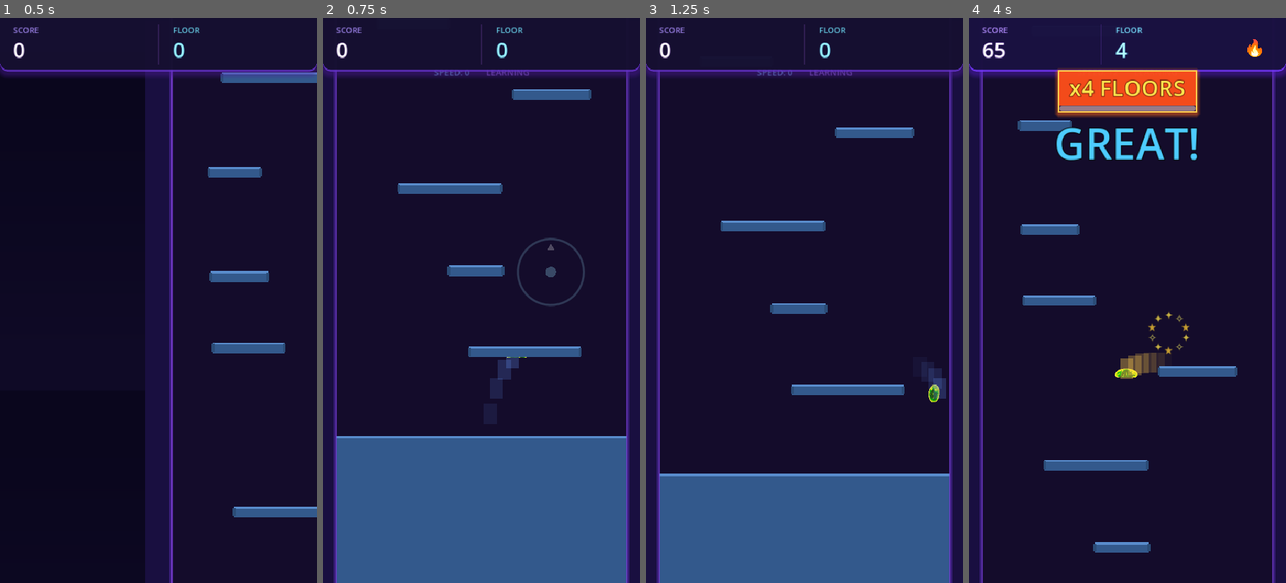
Above: before the commit, frames 1-4 (left to right).
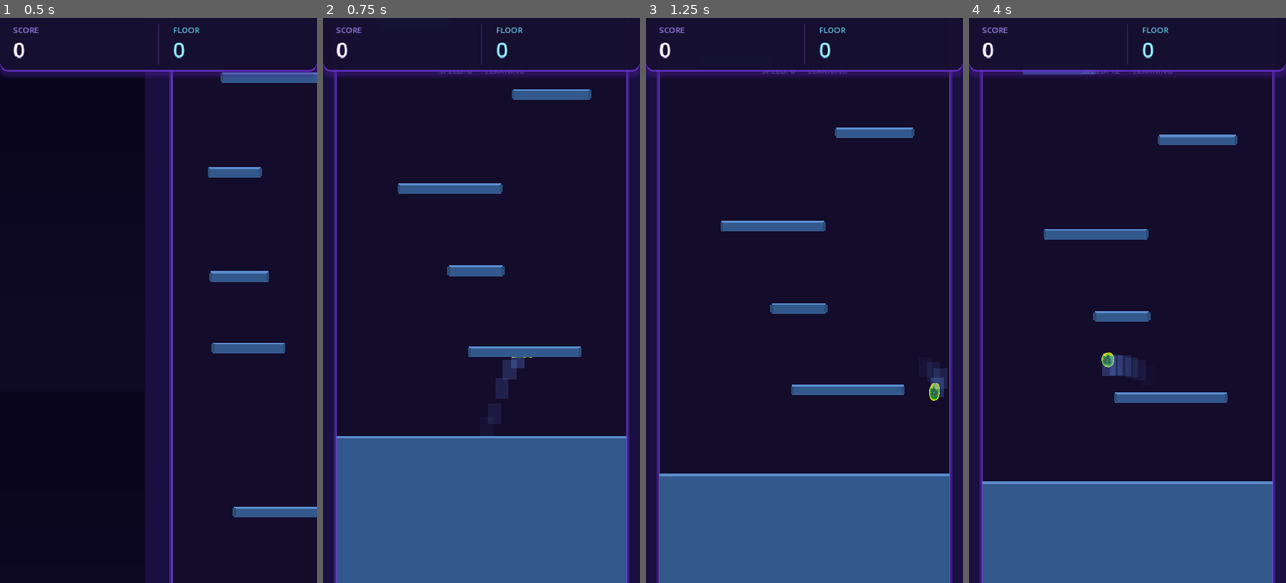
Above: after the commit, the same moments.

Repository: Fishbowl37/PlatfromJP
Game: Godot game, scene res://scenes/Main.tscn
Same seed, same stepped clock (60 frames per second), same inputs: the game is played once before the commit and once after it.
Inputs (mouse positions are in pixels of both pictures, inside the frame that each line leads up to):
- Up to frame 1 (0.5 s): no input
- Up to frame 2 (0.75 s): tap Enter at 0.5 s; move the mouse to (551, 272) at 0.52 s; hold D (move_right) from 0.53 s (still down); tap Space (jump) at 0.6 s; click (551, 272) at 0.67 s
- Up to frame 3 (1.25 s): keep holding D (move_right); tap Space (jump) at 0.77, 1.07 s
- Up to frame 4 (4 s): release D (move_right) at 1.25 s; drag from (1064, 328) to (1111, 413) at 1.27 s; move the mouse to (1159, 176) at 2.02 s; hold D (move_right) 2.03-2.75 s; tap Space (jump) at 2.1, 3.6, 3.77 s; click (1159, 176) at 2.17 s; drag from (1111, 413) to (1032, 215) at 2.77 s; move the mouse to (1222, 385) at 3.52 s; hold A (move_left) from 3.53 s (still down); click (1222, 385) at 3.67 s

Frame 1 is identical in both runs. In frame 2, 0.7% of the frame differs, in the area x 35-83%, y 9-68%; in frame 3, 0.2%; in frame 4, 27%, in the area x 0-100%, y 1-100%.

Commit message:
joystick

Diff:
--- a/scripts/Player.gd
+++ b/scripts/Player.gd
@@ -95,20 +95,9 @@
 	update_animation()
 	update_visual_effects(delta)
 
-func smooth_touch_input(delta: float) -> void:
-	# Very responsive smoothing for snappy mobile controls
-	var smooth_speed = 25.0  # High value for near-instant response
-
-	if abs(touch_direction) > 0.01:
-		# Nearly instant response to input
-		smoothed_touch_direction = lerp(smoothed_touch_direction, touch_direction, delta * smooth_speed)
-	else:
-		# Quick stop when releasing - feels responsive
-		smoothed_touch_direction = lerp(smoothed_touch_direction, 0.0, delta * smooth_speed * 2.0)
-
-	# Snap to zero if very close (prevents micro-drift)
-	if abs(smoothed_touch_direction) < 0.02:
-		smoothed_touch_direction = 0.0
+func smooth_touch_input(_delta: float) -> void:
+	# Direct input - no smoothing delay for instant response
+	smoothed_touch_direction = touch_direction
 
 func apply_gravity(delta: float) -> void:
 	if not is_on_floor():
@@ -126,14 +115,15 @@
 	var current_acceleration = ice_acceleration if is_on_ice else acceleration
 	var current_friction_value = ice_friction if is_on_ice else friction
 
-	if abs(direction) > 0.01:
+	if abs(direction) > 0.005:
 		# Analog input: direction value scales the target speed
 		var target_velocity = direction * run_speed
 
-		# Snappy acceleration for responsive mobile controls
-		var mobile_acceleration = current_acceleration * 1.5
+		# Very fast acceleration for instant mobile response
+		var mobile_acceleration = current_acceleration * 2.5
 		velocity.x = move_toward(velocity.x, target_velocity, mobile_acceleration * delta)
 	else:
+		# Smooth deceleration
 		var active_friction = current_friction_value if is_on_floor() else air_friction
 		velocity.x = move_toward(velocity.x, 0, active_friction * delta)
 
--- a/scripts/ui/TouchControls.gd
+++ b/scripts/ui/TouchControls.gd
@@ -6,13 +6,9 @@
 
 @export var player: Player
 
-# Components
 var joystick: VirtualJoystick
-
-# Info display (optional)
 var speed_label: Label = null
 var phase_label: Label = null
-
 var current_direction: float = 0.0
 
 func _ready() -> void:
@@ -23,26 +19,18 @@
 	joystick = VirtualJoystick.new()
 	joystick.name = "VirtualJoystick"
 
-	# Configure for smooth, responsive controls
-	joystick.max_drag_distance = 55.0  # Comfortable drag distance
-	joystick.dead_zone = 10.0          # Small dead zone
-	joystick.jump_threshold = 0.45     # Push up ~halfway to jump
-
-	# Subtle visual feedback
-	joystick.show_touch_indicator = true
-	joystick.indicator_color = Color(1, 1, 1, 0.2)
-	joystick.active_color = Color(0.6, 0.9, 1.0, 0.4)
-	joystick.jump_color = Color(0.5, 1.0, 0.6, 0.5)
+	# High sensitivity for quick response
+	joystick.max_drag_distance = 35.0
+	joystick.dead_zone = 4.0
+	joystick.jump_threshold = 0.35
 
 	add_child(joystick)
 
-	# Connect signals
 	joystick.joystick_input.connect(_on_joystick_input)
 	joystick.joystick_released.connect(_on_joystick_released)
 	joystick.jump_triggered.connect(_on_jump_triggered)
 
 func setup_info_display() -> void:
-	# Create minimal info display at top
 	var info_container = HBoxContainer.new()
 	info_container.name = "InfoContainer"
 	info_container.anchors_preset = Control.PRESET_CENTER_TOP
@@ -50,35 +38,29 @@
 	info_container.anchor_top = 0.0
 	info_container.anchor_right = 0.5
 	info_container.anchor_bottom = 0.0
-	info_container.offset_left = -120
+	info_container.offset_left = -100
 	info_container.offset_top = 70
-	info_container.offset_right = 120
-	info_container.offset_bottom = 95
+	info_container.offset_right = 100
+	info_container.offset_bottom = 90
 	info_container.grow_horizontal = Control.GROW_DIRECTION_BOTH
 	info_container.alignment = BoxContainer.ALIGNMENT_CENTER
-	info_container.add_theme_constant_override("separation", 25)
+	info_container.add_theme_constant_override("separation", 20)
 	add_child(info_container)
 
 	speed_label = Label.new()
-	speed_label.name = "SpeedLabel"
-	speed_label.add_theme_color_override("font_color", Color(0.5, 0.8, 1.0, 0.6))
-	speed_label.add_theme_font_size_override("font_size", 13)
-	speed_label.text = ""
+	speed_label.add_theme_color_override("font_color", Color(0.5, 0.8, 1.0, 0.5))
+	speed_label.add_theme_font_size_override("font_size", 12)
 	info_container.add_child(speed_label)
 
 	phase_label = Label.new()
-	phase_label.name = "PhaseLabel"
-	phase_label.add_theme_color_override("font_color", Color(0.7, 0.5, 1.0, 0.6))
-	phase_label.add_theme_font_size_override("font_size", 13)
-	phase_label.text = ""
+	phase_label.add_theme_color_override("font_color", Color(0.7, 0.5, 1.0, 0.5))
+	phase_label.add_theme_font_size_override("font_size", 12)
 	info_container.add_child(phase_label)
 
 func _on_joystick_input(direction: Vector2) -> void:
 	current_direction = direction.x
-
 	if player:
 		player.set_touch_direction(current_direction)
-
 	direction_changed.emit(current_direction)
 
 func _on_joystick_released() -> void:
@@ -101,18 +83,16 @@
 func set_speed(speed: float) -> void:
 	if speed_label:
 		speed_label.text = "SPEED: %d" % int(speed)
-
-		var speed_color: Color
+		var c: Color
 		if speed >= 80:
-			speed_color = Color(1, 0.3, 0.3, 0.8)
+			c = Color(1, 0.3, 0.3, 0.7)
 		elif speed >= 50:
-			speed_color = Color(1, 0.7, 0.3, 0.7)
+			c = Color(1, 0.7, 0.3, 0.6)
 		elif speed >= 30:
-			speed_color = Color(1, 1, 0.5, 0.6)
+			c = Color(1, 1, 0.5, 0.5)
 		else:
-			speed_color = Color(0.5, 0.8, 1.0, 0.6)
-
-		speed_label.add_theme_color_override("font_color", speed_color)
+			c = Color(0.5, 0.8, 1.0, 0.5)
+		speed_label.add_theme_color_override("font_color", c)
 
 func set_phase(phase_name: String) -> void:
 	if phase_label:
--- a/scripts/ui/VirtualJoystick.gd
+++ b/scripts/ui/VirtualJoystick.gd
@@ -5,16 +5,10 @@
 signal joystick_released
 signal jump_triggered
 
-@export_group("Joystick Settings")
-@export var max_drag_distance: float = 60.0  # How far to drag for full input
-@export var dead_zone: float = 12.0          # Pixels of dead zone
-@export var jump_threshold: float = 0.5      # How far up to trigger jump (0-1)
-
-@export_group("Visual Feedback")
-@export var show_touch_indicator: bool = true
-@export var indicator_color: Color = Color(1, 1, 1, 0.3)
-@export var active_color: Color = Color(0.5, 0.9, 1.0, 0.5)
-@export var jump_color: Color = Color(0.4, 1.0, 0.5, 0.6)
+@export_group("Sensitivity")
+@export var max_drag_distance: float = 40.0  # Smaller = more sensitive
+@export var dead_zone: float = 5.0           # Very small dead zone
+@export var jump_threshold: float = 0.4      # Easy to trigger jump
 
 # Internal state
 var touch_index: int = -1
@@ -23,198 +17,76 @@
 var current_output: Vector2 = Vector2.ZERO
 var is_active: bool = false
 var can_jump: bool = true
-var is_in_jump_zone: bool = false
-
-# Visual elements (subtle indicators)
-var touch_indicator: Control = null
-var direction_line: Control = null
 
 func _ready() -> void:
-	# Make this control fill the touch area
 	set_anchors_and_offsets_preset(Control.PRESET_FULL_RECT)
 	mouse_filter = Control.MOUSE_FILTER_STOP
-
-	if show_touch_indicator:
-		create_touch_indicator()
-
 	set_process(true)
-
-func create_touch_indicator() -> void:
-	# Small circle showing where you touched
-	touch_indicator = Control.new()
-	touch_indicator.name = "TouchIndicator"
-	touch_indicator.custom_minimum_size = Vector2(120, 120)
-	touch_indicator.size = touch_indicator.custom_minimum_size
-	touch_indicator.visible = false
-	touch_indicator.mouse_filter = Control.MOUSE_FILTER_IGNORE
-	add_child(touch_indicator)
-	touch_indicator.draw.connect(_draw_touch_indicator)
-
-	# Line showing drag direction
-	direction_line = Control.new()
-	direction_line.name = "DirectionLine"
-	direction_line.set_anchors_and_offsets_preset(Control.PRESET_FULL_RECT)
-	direction_line.visible = false
-	direction_line.mouse_filter = Control.MOUSE_FILTER_IGNORE
-	add_child(direction_line)
-	direction_line.draw.connect(_draw_direction_line)
-
-func _draw_touch_indicator() -> void:
-	var center = Vector2(60, 60)
-	var color = indicator_color
-	if is_in_jump_zone:
-		color = jump_color
-	elif is_active:
-		color = active_color
-
-	# Outer ring
-	touch_indicator.draw_arc(center, 50, 0, TAU, 48, Color(color.r, color.g, color.b, color.a * 0.5), 2.0, true)
-
-	# Inner dot (start position)
-	touch_indicator.draw_circle(center, 8, Color(color.r, color.g, color.b, color.a * 0.7))
-
-	# Up arrow hint
-	var arrow_color = jump_color if is_in_jump_zone else Color(1, 1, 1, 0.25)
-	var arrow_center = center + Vector2(0, -35)
-	touch_indicator.draw_polygon([
-		arrow_center + Vector2(0, -8),
-		arrow_center + Vector2(-6, 2),
-		arrow_center + Vector2(6, 2)
-	], [arrow_color])
-
-func _draw_direction_line() -> void:
-	if not is_active:
-		return
-
-	var color = active_color
-	if is_in_jump_zone:
-		color = jump_color
-
-	# Draw line from start to current
-	var delta = current_touch_position - touch_start_position
-	if delta.length() > dead_zone:
-		# Knob position (clamped)
-		var clamped_delta = delta
-		if delta.length() > max_drag_distance:
-			clamped_delta = delta.normalized() * max_drag_distance
-
-		var knob_pos = touch_start_position + clamped_delta
-
-		# Draw the knob
-		direction_line.draw_circle(knob_pos, 22, color)
-		direction_line.draw_arc(knob_pos, 22, 0, TAU, 32, Color(1, 1, 1, 0.5), 2.0, true)
-
-		# Inner highlight
-		direction_line.draw_circle(knob_pos - Vector2(6, 6), 6, Color(1, 1, 1, 0.3))
 
 func _process(delta: float) -> void:
 	if not is_active:
-		# Smoothly decay output
-		if current_output.length() > 0.01:
-			current_output = current_output.lerp(Vector2.ZERO, delta * 15.0)
+		# Quick decay for responsive stop
+		if current_output.length() > 0.001:
+			current_output = current_output.lerp(Vector2.ZERO, delta * 20.0)
 			joystick_input.emit(current_output)
 		elif current_output != Vector2.ZERO:
 			current_output = Vector2.ZERO
 			joystick_input.emit(current_output)
-
 		can_jump = true
 
 func _input(event: InputEvent) -> void:
 	if event is InputEventScreenTouch:
-		handle_screen_touch(event as InputEventScreenTouch)
+		_handle_touch(event as InputEventScreenTouch)
 	elif event is InputEventScreenDrag:
-		handle_screen_drag(event as InputEventScreenDrag)
+		_handle_drag(event as InputEventScreenDrag)
 
-func handle_screen_touch(touch: InputEventScreenTouch) -> void:
+func _handle_touch(touch: InputEventScreenTouch) -> void:
 	if touch.pressed:
-		# Only respond to touches in our area (lower 70% of screen for gameplay)
+		# Ignore touches in top 12% (UI area)
 		var viewport_size = get_viewport().get_visible_rect().size
-		if touch.position.y < viewport_size.y * 0.15:
-			return  # Ignore touches in top UI area
+		if touch.position.y < viewport_size.y * 0.12:
+			return
 
-		# Start new touch
 		if touch_index == -1:
 			touch_index = touch.index
 			touch_start_position = touch.position
 			current_touch_position = touch.position
 			is_active = true
 			can_jump = true
-			is_in_jump_zone = false
+	else:
+		if touch.index == touch_index:
+			touch_index = -1
+			is_active = false
+			can_jump = true
+			joystick_released.emit()
 
-			# Show indicator at touch position
-			if touch_indicator:
-				touch_indicator.position = touch_start_position - Vector2(60, 60)
-				touch_indicator.visible = true
-				touch_indicator.queue_redraw()
-			if direction_line:
-				direction_line.visible = true
-				direction_line.queue_redraw()
-	else:
-		# Touch released
-		if touch.index == touch_index:
-			release_touch()
-
-func handle_screen_drag(drag: InputEventScreenDrag) -> void:
+func _handle_drag(drag: InputEventScreenDrag) -> void:
 	if drag.index != touch_index or not is_active:
 		return
 
 	current_touch_position = drag.position
 
-	# Calculate direction from start position
 	var delta = current_touch_position - touch_start_position
 	var distance = delta.length()
 
-	# Apply dead zone
+	# Very responsive - small movements register quickly
 	if distance < dead_zone:
 		current_output = Vector2.ZERO
 	else:
-		# Calculate normalized output
 		var effective_distance = distance - dead_zone
-		var normalized = min(effective_distance / (max_drag_distance - dead_zone), 1.0)
+		var normalized = min(effective_distance / max_drag_distance, 1.0)
+		# Apply curve for better control at low speeds
+		normalized = normalized * normalized * (3.0 - 2.0 * normalized)  # Smoothstep
 		current_output = delta.normalized() * normalized
 
-	# Check for jump
-	var was_jump_zone = is_in_jump_zone
-	is_in_jump_zone = current_output.y < -jump_threshold
-
-	if is_in_jump_zone and can_jump:
+	# Jump detection
+	if current_output.y < -jump_threshold and can_jump:
 		jump_triggered.emit()
 		can_jump = false
-	elif current_output.y > -jump_threshold * 0.4:
-		# Reset jump when moving back down
+	elif current_output.y > -jump_threshold * 0.3:
 		can_jump = true
 
-	# Update visuals
-	if touch_indicator and was_jump_zone != is_in_jump_zone:
-		touch_indicator.queue_redraw()
-	if direction_line:
-		direction_line.queue_redraw()
-
 	joystick_input.emit(current_output)
-
-func release_touch() -> void:
-	touch_index = -1
-	is_active = false
-	is_in_jump_zone = false
-	can_jump = true
-
-	# Hide indicators with fade
-	if touch_indicator:
-		var tween = create_tween()
-		tween.tween_property(touch_indicator, "modulate:a", 0.0, 0.15)
-		tween.tween_callback(func():
-			touch_indicator.visible = false
-			touch_indicator.modulate.a = 1.0
-		)
-	if direction_line:
-		var tween = create_tween()
-		tween.tween_property(direction_line, "modulate:a", 0.0, 0.1)
-		tween.tween_callback(func():
-			direction_line.visible = false
-			direction_line.modulate.a = 1.0
-		)
-
-	joystick_released.emit()
 
 func get_output() -> Vector2:
 	return current_output
